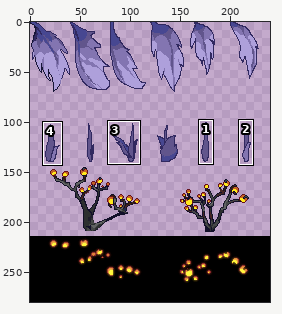
Two states of a sprite sheet, Sources/Modules/Yggdrasil/YggdrasilTown/Tiles/LampWood/FemaleLampWood_leaves.png. Above, an overview of the earlier version with the close-up marked.
Close-up. Earlier state:
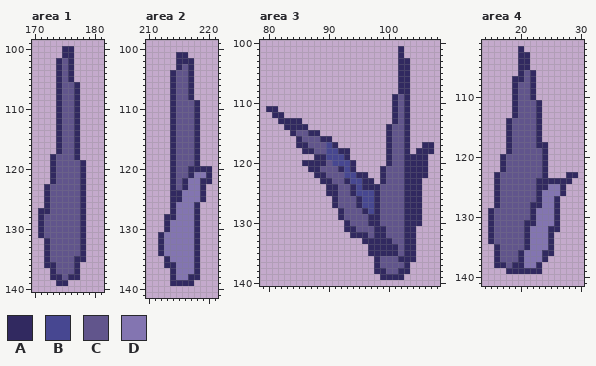
The file is 480x560 pixels, drawn in blocks of 2x2; one block is one cell here. Colours within 5 levels of each other are drawn and written as one. Shown: area 1: x 170..181, y 99..140; area 2: x 210..221, y 99..141; area 3: x 79..108, y 100..140; area 4: x 14..30, y 101..141. The commit also changed other parts of the picture, which this record leaves out.
Palette (. is transparent): A #312960  B #474791  C #61558c  D #8375b1
Pixels before, area 1, first column x 171:
100 ....AA..
101 ....AA..
102 ...ACA..
103 ...ACA..
104 ...ACA..
105 ...ACA..
106 ...ACCA.
107 ...ACCA.
108 ...ACCA.
109 ...ACCA.
110 ...ACCA.
111 ...ACCA.
112 ...ACCA.
113 ...ACCA.
114 ...ACCA.
115 ...ACCA.
116 ...ACCA.
117 ...ACCA.
118 ..ACCCA.
119 ..ACCCCA
120 ..ACCCCA
121 ..ACCCCA
122 ..ACCCCA
123 .ACCCCCA
124 .ACCCCCA
125 .ACCCCCA
126 .ACCCCCA
127 AACCCCCA
128 ACCCCCCA
129 ACCCCCCA
130 ACCCCCCA
131 ACCCCCCA
132 .ACCCCCA
133 .ACCCCCA
134 .ACCCCCA
135 .ACCCCAA
136 .AACCCA.
137 ..ACCCA.
138 ..AACAA.
139 ...AA...
Pixels before, area 2, first column x 212:
101 ...AA....
102 ...AAA...
103 ...ACA...
104 ..ACCA...
105 ..ACCA...
106 ..ACCA...
107 ..ACCA...
108 ..ACCA...
109 ..ACCCA..
110 ..ACCCA..
111 ..ACCCA..
112 ..ACCCA..
113 ..ACCCA..
114 ..ACCCA..
115 ..ACCCA..
116 ..ACCCA..
117 ..ACCCA..
118 ..ACCCA..
119 ..ACCCA..
120 ..ACCAAAA
121 ..ACCADDA
122 ..ACADDAA
123 ..ACADDA.
124 ..AADDDA.
125 ..AADDDA.
126 ..ADDDA..
127 ..ADDDA..
128 .AADDDA..
129 .ADDDDA..
130 .ADDDDA..
131 ADDDDDA..
132 ADDDDDA..
133 ADDDDDA..
134 ADDDDDA..
135 .ADDDDA..
136 .AADDDA..
137 ..ADDDA..
138 ..ADDAA..
139 ..AAAA...
Pixels before, area 3, first column x 80:
101 ......................A.....
102 ......................A.....
103 ......................AA....
104 ......................AA....
105 ......................AA....
106 ......................AA....
107 ......................AA....
108 ......................AA....
109 .....................ACA....
110 .....................ACA....
111 AA...................ACA....
112 .AA..................ACA....
113 ..AAAA...............ACA....
114 ...AAAA.............ACCA....
115 ....ACCAA...........ACCA....
116 .....ACCCAA.........ACCA....
117 .....AACCCBA........ACCA..AA
118 ......AACCBBAA......ACCA.AAA
119 ........AABBBA......ACCAAAA.
120 ......AAAACBBBA.....ACCAAAA.
121 .......AACCCABA....ACCCAAAA.
122 ........AACCCBBAA..ACCCAAAA.
123 .........AACCABBAA.ACCCAAA..
124 ..........AACCABAAACCCCAAA..
125 ..........AACCABBBACCCCAAA..
126 ...........ACCCABBACCCCAAA..
127 ...........ACCCABBACCCCAAA..
128 ............ACCCABACCCCAAA..
129 ............ACCCCAACCCCAAA..
130 .............ACCCAACCCCAAA..
131 .............AACCCAACCCAA...
132 ..............AAACAACCCAA...
133 ................AAAAACCAA...
134 .................AAAAACAA...
135 .................AAAAACAA...
136 ..................ACCCAAA...
137 ..................ACCCCA....
138 ..................AACCAA....
139 ...................AAAA.....
Pixels before, area 4, first column x 15:
102 .....A.........
103 .....AA........
104 .....AA........
105 .....AA........
106 .....ACA.......
107 ....AACA.......
108 ....ACCA.......
109 ....ACCA.......
110 ....ACCA.......
111 ....ACCCA......
112 ....ACCCA......
113 ....ACCCA......
114 ...ACCCCA......
115 ...ACCCCA......
116 ...ACCCCA......
117 ...ACCCCA......
118 ...ACCCCAA.....
119 ...ACCCCCA.....
120 ..ACCCCCCA.....
121 ..ACCCCCCA.....
122 ..ACCCCCCA.....
123 .ACCCCCCCA...AA
124 .ACCCCCCAAAAAA.
125 .ACCCCCCAADDA..
126 .ACCCCCCADDDA..
127 .ACCCCCCADDA...
128 .ACCCCCAADDA...
129 ACCCCCCADDDA...
130 ACCCCCCADDDA...
131 ACCCCCAADDDA...
132 ACCCCCADDDAA...
133 ACCCCCADDDA....
134 ACCCCCADDDA....
135 .ACCCCADDDA....
136 .ACCCADDDAA....
137 .ACCCADDDA.....
138 .AACAADDA......
139 ...AAAAAA......
After the commit:
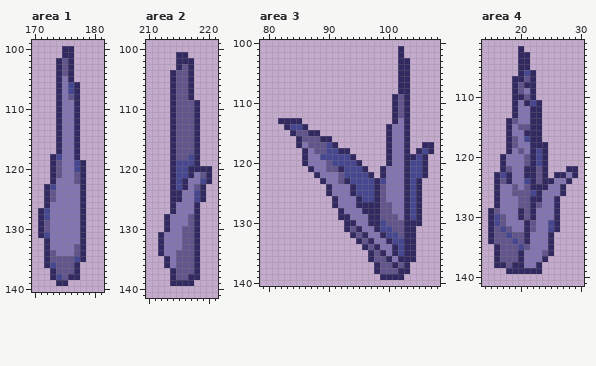
The edit:
Changed rows in their new state; - is an unchanged pixel.
Area 1:
first column x 172:
105 ---D--
106 ---DB-
107 ---DB-
108 ---D--
109 ---DD-
110 ---DD-
111 ---DD-
112 ---DD-
113 ---DD-
114 ---DD-
115 ---DD-
116 ---DD-
117 ---DD-
118 --BDD-
119 ---DDB
120 ---DDB
121 ---DD-
122 --DDD-
123 -BDDDD
124 --DDDD
125 --DDDD
126 -DDDDD
127 BDDDDD
128 BDDDDD
129 -DDDDD
130 -DDDDD
131 BDDDDD
132 -DDDDD
133 -DDDD-
134 --DDD-
135 -----B
136 -B----
138 --B---
Area 2:
first column x 214:
118 ---B--
119 -BBB--
120 -BB---
121 -BB--C
122 -B---B
123 -B--C-
124 ----B-
125 ----B-
128 D--C--
129 ---C--
130 --CC--
131 --CC--
132 --CC--
133 --CC--
134 -CCC--
135 -CCC--
136 DCCC--
137 -CCC--
138 -CC---
Area 3:
first column x 80:
111 ..-------------------------
112 -..------------------------
113 ----------------------D----
114 ----BB---------------DD----
115 ---------------------DD----
116 ---------------------DD----
117 ------D--------------DD----
118 -------D-------------DD---B
119 ------ADDB---BA------DD--B-
120 -------DDD----BA-----DD-BB-
121 --------DD----BBA---DDD-BB-
122 ---------DDD---BBA--DDD-BB-
123 ----------DD----BBABDDD-B--
124 -----------DDD--BB--DDD-B--
125 -----------DDD------DDD-B--
126 ------------DDD-----DDD-B--
127 ------------DDD-AA---DD-B--
128 -------------DDD-A---DD-B--
129 -------------ADDD-----D-B--
130 --------------ADD--B-------
131 --------------CADD-BB------
132 ---------------C-DD-BB-----
133 ---------------AC-DD-BB----
134 ----------------AC-DD-B----
135 ------------------C-D-B----
136 -----------------AC-AD-----
137 ---------------------A-----
138 -------------------C-------
Area 4:
first column x 16:
106 -----B--------
108 -----A--------
109 -----D--------
110 ----A---------
111 ----DAB-------
112 ----DDA-------
113 ----DDA-------
114 ----DDA-------
115 ---D--A-------
116 ---DDAA-------
117 ----DBA-------
118 ----DDA-------
119 ---D-DAB------
120 --DDD-AB------
121 --DDD-AB------
122 ---DDAA-----AA
123 -BADDAA---AAD-
124 --ADDBAC--DD--
125 -DD-D-A-------
126 -DD---B-------
127 -DDD--A-------
128 -DDD---C------
129 -DDDA---------
130 B-DDA---------
131 B-DDD-C--B----
132 -B-DD-C--B----
133 --B-----------
134 ---B----------
135 ----BC--------
136 --------C-----
Changed places in both close-ups, as pixel boxes (x1, y1, x2, y2):
changed: (44, 76, 80, 280)
changed: (170, 154, 206, 280)
changed: (266, 106, 428, 274)
changed: (494, 70, 578, 256)
